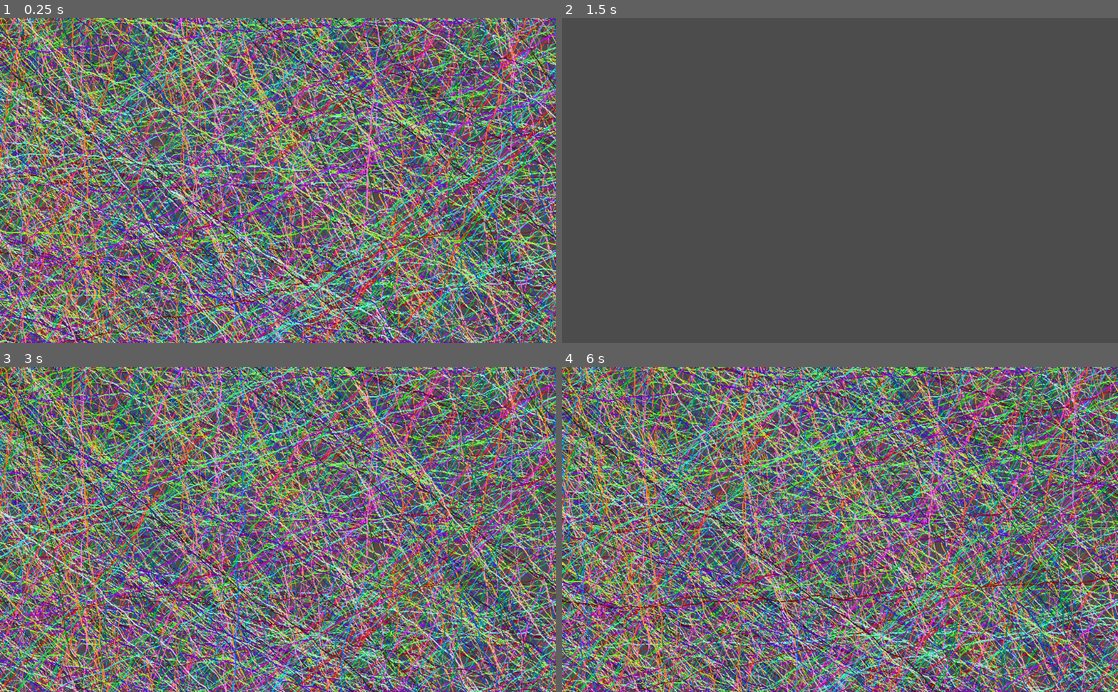
Above: before the commit, frames 1-4 (two rows, left to right).
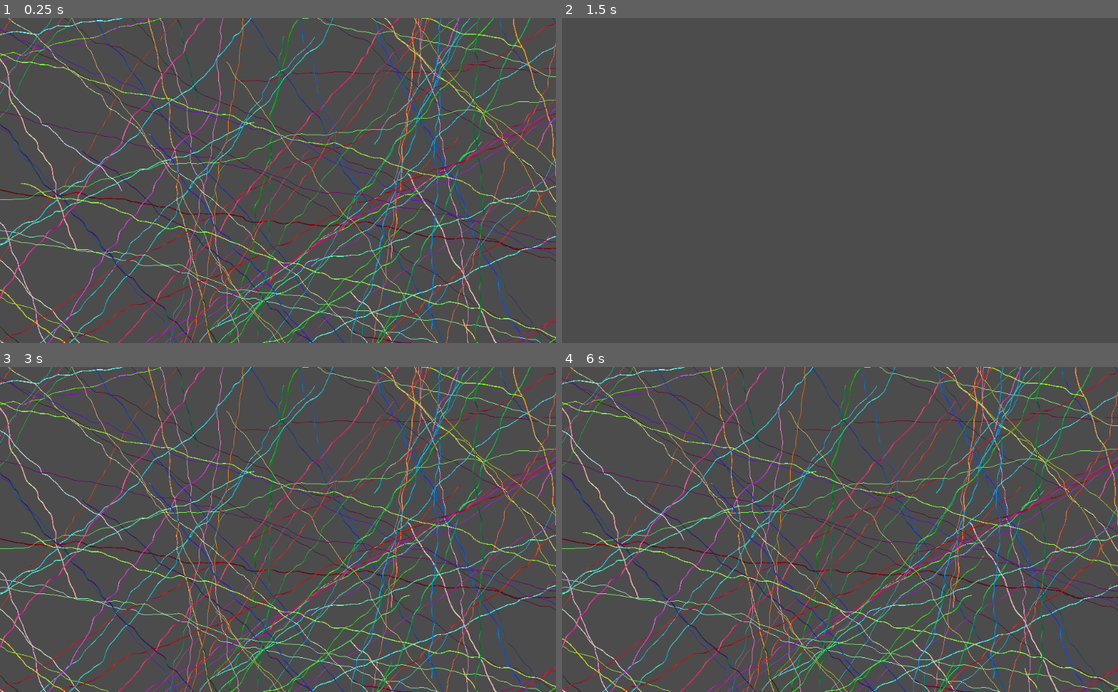
Above: after the commit, the same moments.

Repository: ioxu/microscratches-generator
Game: Godot game, scene res://texture_scenes/test_lines.tscn
The game is run twice, just before and just after one commit, with the same random seed, the same clock (stepped at 60 frames per second) and the same inputs. This scene is started directly instead of the project's main scene.
Inputs (mouse positions are in pixels of both pictures, inside the frame that each line leads up to):
- Up to frame 1 (0.25 s): no input
- Up to frame 2 (1.5 s): tap Enter at 0.5 s; move the mouse to (962, 164) at 0.52 s; hold Shift 0.53-1.28 s; click (962, 164) at 0.67 s; tap Space at 1.25 s; move the mouse to (728, 196) at 1.27 s; tap H at 1.35 s; click (728, 196) at 1.42 s
- Up to frame 3 (3 s): tap Enter at 2 s; move the mouse to (333, 458) at 2.02 s; hold Shift 2.03-2.78 s; click (333, 458) at 2.17 s; tap Space at 2.75 s; move the mouse to (250, 594) at 2.77 s; tap H at 2.85 s; click (250, 594) at 2.92 s
- Up to frame 4 (6 s): tap Enter at 3.5 s; move the mouse to (1006, 578) at 3.52 s; hold Shift 3.53-4.28 s; click (1006, 578) at 3.67 s; tap Space at 4.25 s; move the mouse to (673, 480) at 4.27 s; tap H at 4.35, 5.85 s; click (673, 480) at 4.42 s; move the mouse to (867, 529) at 5.02 s; hold Shift 5.03-5.78 s; click (867, 529) at 5.17 s; move the mouse to (756, 448) at 5.77 s; click (756, 448) at 5.92 s

The runs differ from the first frame. In frame 1, 87% of the frame differs, in the area x 0-100%, y 0-100%; in frame 2, nothing differs; in frame 3, 87%; in frame 4, 87%.

Commit message:
a bit more control over randomness in test_lines

Diff:
--- a/texture_scenes/test_lines.gd
+++ b/texture_scenes/test_lines.gd
@@ -2,8 +2,10 @@
 
 var lines = []
 var lines_colours = []
+var lines_widths = []
 
-export var n_lines := 3000#10000
+export var n_lines := 300#10000
+export var local_seed := 1
 
 var idim = 1024
 var mdim = idim * 3
@@ -35,6 +37,7 @@
 	print("[test_lines] generate")
 	lines = []
 	lines_colours = []
+	lines_widths = []
 	for _l in range(n_lines):
 		var startp = Vector2(_rdomain(), _rdomain())
 		var endp = Vector2(_rdomain(), _rdomain())
@@ -48,6 +51,7 @@
 		else:
 			lines_colours.append( vcolours_simple(line) )
 
+		lines_widths.append( Util.randf_range(0.35, 2.0) )
 	DRAWN = false
 	update()
 
@@ -68,7 +72,7 @@
 #		DRAWN = true
 
 	for i in lines.size():
-		draw_polyline_colors( lines[i], lines_colours[i], Util.randf_range(0.35, 2.0), false)
+		draw_polyline_colors( lines[i], lines_colours[i], lines_widths[i], false)
 
 
 
@@ -86,7 +90,7 @@
 
 	# Configure
 	#noise.seed = randi()
-	noise.seed = n_seed
+	noise.seed = n_seed + self.local_seed
 	noise.octaves = 5
 	noise.period = 20.0
 	noise.persistence = 0.72
